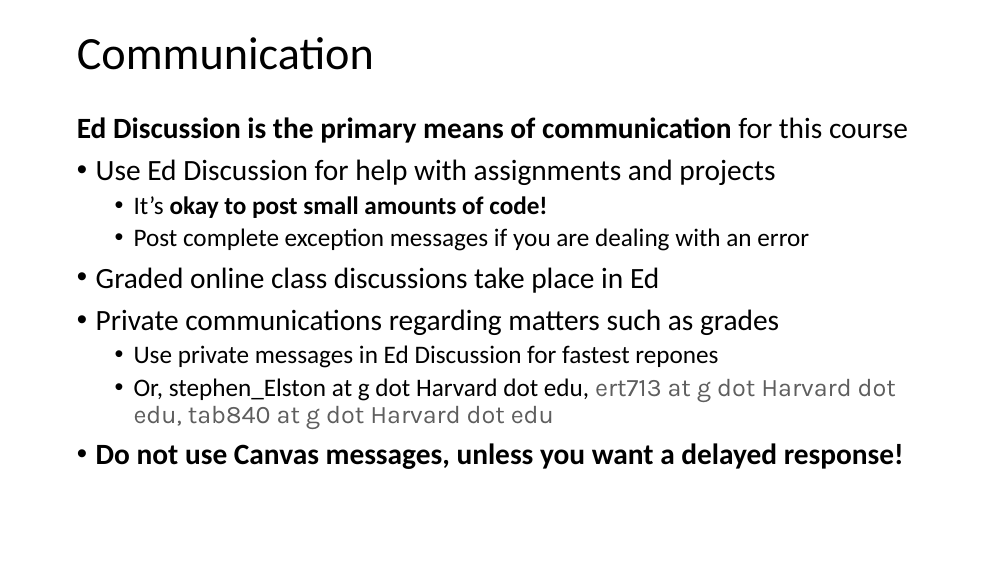
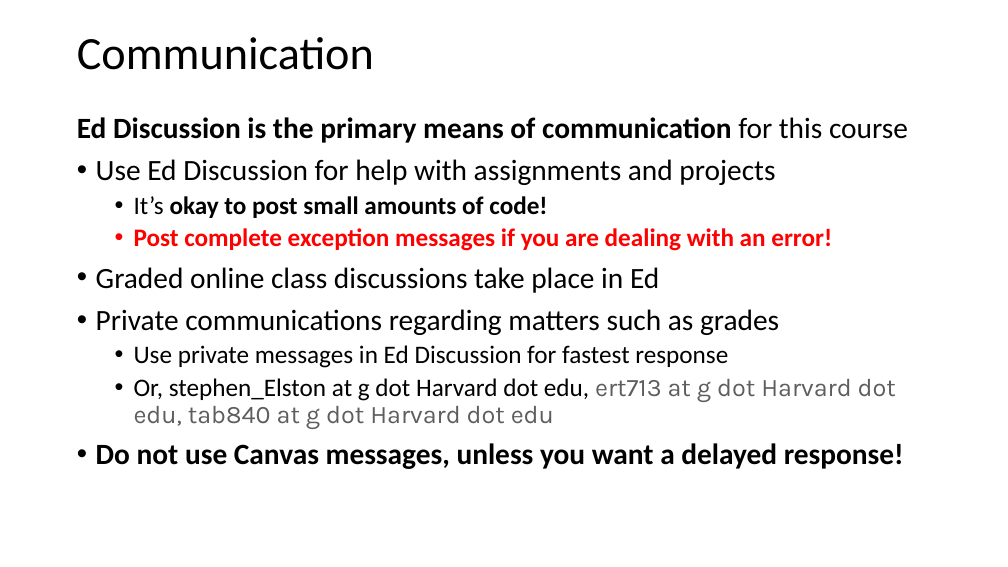
Before and after one commit to StephenElston/CSCI-E-108, a slide deck: slide 20 of slides/1_Introduction.pptx. Drawn at 1008x567 pixels with LibreOffice and Linux fonts; fonts in the diff are those of the drawing. Boxes give left, top, right and bottom in pixels: in the first picture for what was removed or moved away, otherwise in the second. Text is boxed around its words. In the diff, an @@ line names an element or a change of style, - is before the commit and + after.

```diff
--- a/slides/1_Introduction.pptx
+++ b/slides/1_Introduction.pptx
@@ text at (134,228,832,251): text changed; text colour #000000 to #FF0000; bold on @@
-  • Post complete exception messages if you are dealing with an error
+  • Post complete exception messages if you are dealing with an error!
@@ text at (134,345,728,368): text changed @@
-  • Use private messages in Ed Discussion for fastest repones
+  • Use private messages in Ed Discussion for fastest response
```
Also in this commit, not shown: 6 other slides changed.
